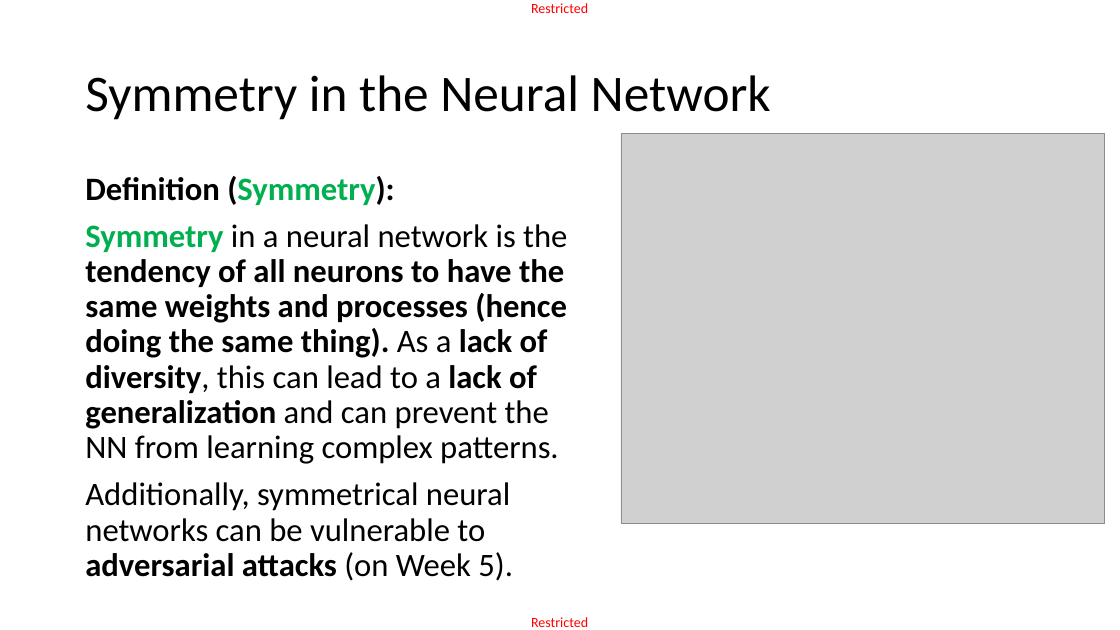
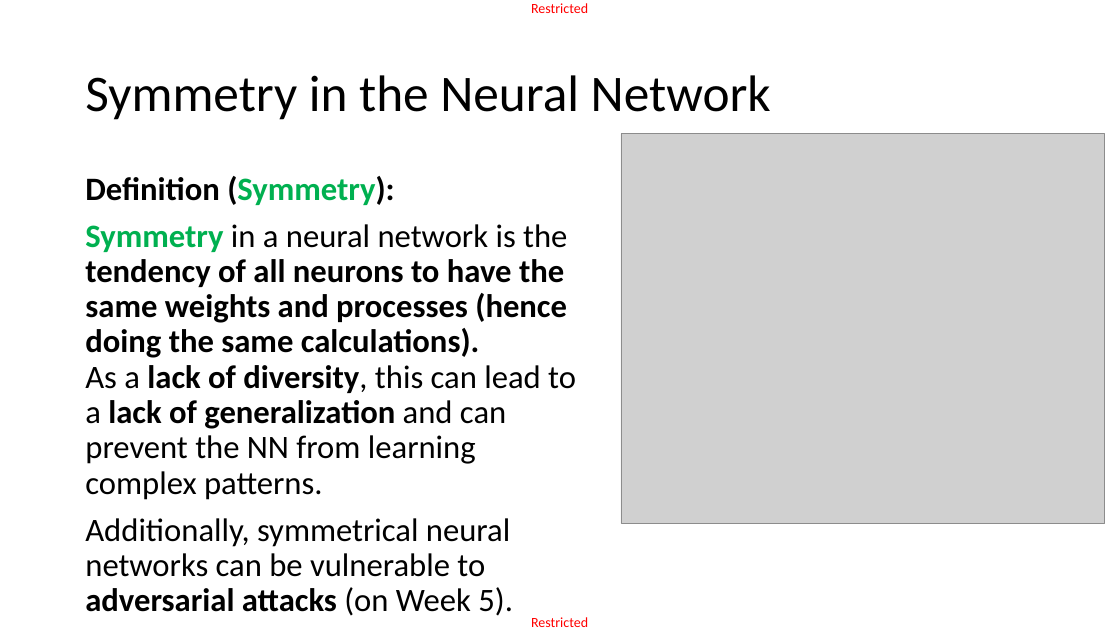
Before and after one commit to matthieudemari/SUTD_DL_50_039, a slide deck: slide 15 of W2/1. W2S1 final/W2S1.pptx. Drawn at 1120x630 pixels with LibreOffice and Linux fonts; fonts in the diff are those of the drawing; grey boxes stand for pictures. Boxes give left, top, right and bottom in pixels: in the first picture for what was removed or moved away, otherwise in the second. Text is boxed around its words. In the diff, an @@ line names an element or a change of style, - is before the commit and + after.

```diff
--- a/W2/1. W2S1 final/W2S1.pptx
+++ b/W2/1. W2S1 final/W2S1.pptx
@@ text at <box>85,224,576,500</box>: text changed @@
-Symmetry in a neural network is the tendency of all neurons to have the same weights and processes (hence doing the same thing). As a lack of diversity, this can lead to a lack of generalization and can prevent the NN from learning complex patterns.
+Symmetry in a neural network is the tendency of all neurons to have the same weights and processes (hence doing the same calculations).
+As a lack of diversity, this can lead to a lack of generalization and can prevent the NN from learning complex patterns.
```
Also in this commit, not shown: 12 other slides changed, 12 other files.
